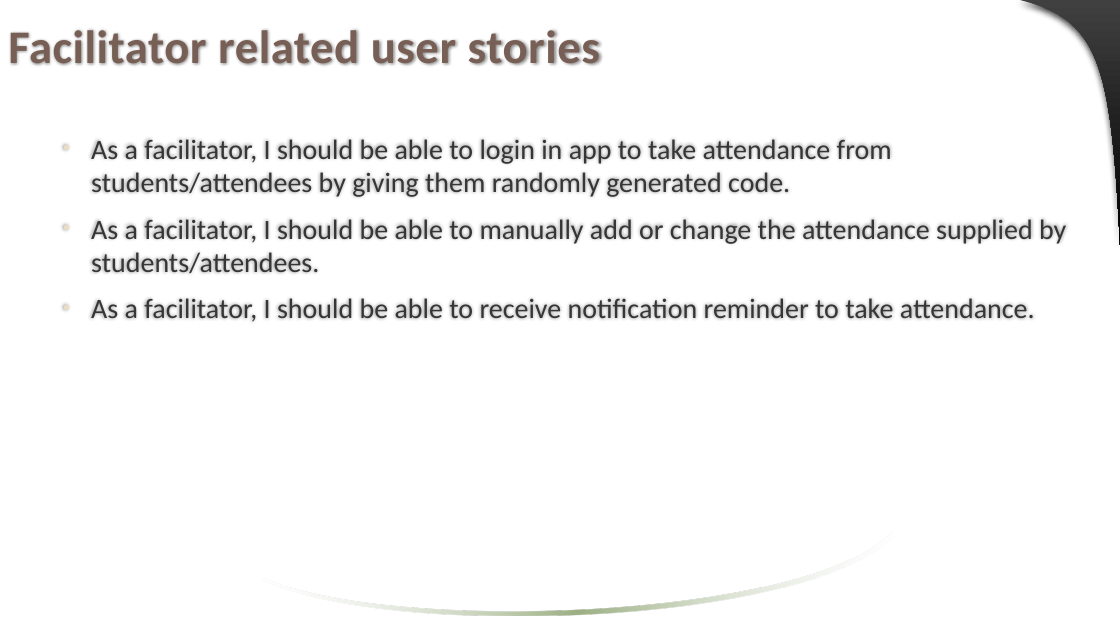
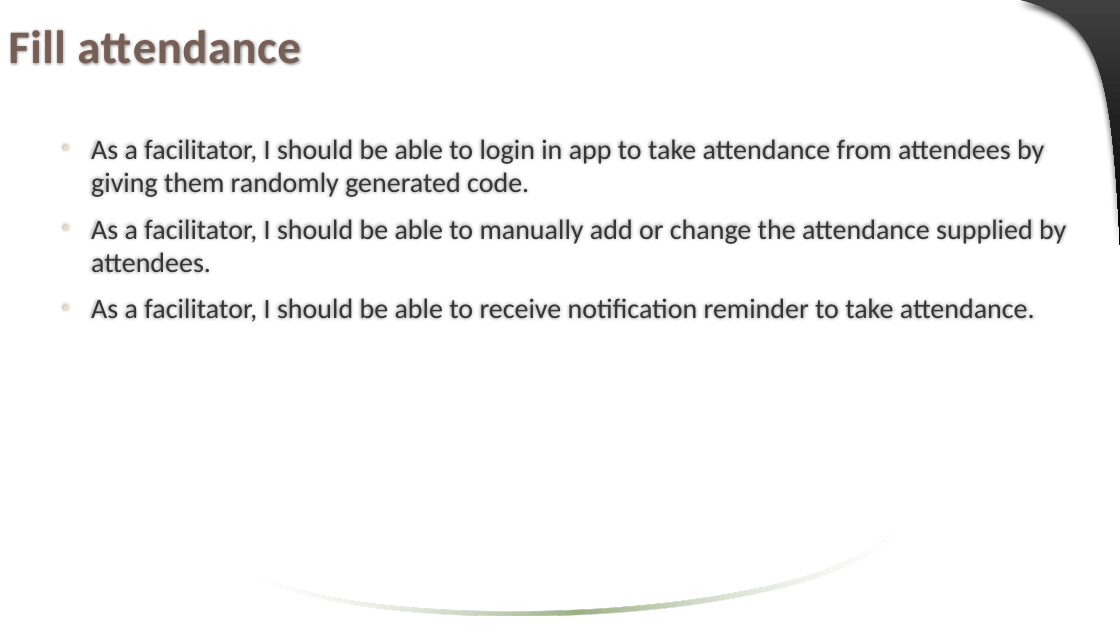
Before and after one commit to jaenudin86/Attendance, a slide deck: slide 16 of Attendance Wireframes.pptx (slide 14 before the commit). Drawn at 1120x630 pixels with LibreOffice and Linux fonts; fonts in the diff are those of the drawing. Boxes give left, top, right and bottom in pixels: in the first picture for what was removed or moved away, otherwise in the second. Text is boxed around its words. In the diff, an @@ line names an element or a change of style, - is before the commit and + after.

```diff
--- a/Attendance Wireframes.pptx
+++ b/Attendance Wireframes.pptx
@@ title at (8,30,300,65): text changed @@
-Facilitator related user stories
+Fill attendance
@@ text at (91,139,1066,273): text changed @@
-• As a facilitator, I should be able to login in app to take attendance from students/attendees by giving them randomly generated code.
-• As a facilitator, I should be able to manually add or change the attendance supplied by students/attendees.
+• As a facilitator, I should be able to login in app to take attendance from attendees by giving them randomly generated code.
+• As a facilitator, I should be able to manually add or change the attendance supplied by attendees.
```
Also in this commit, not shown: 29 other slides changed, 15 slides added, 1 slide removed.
